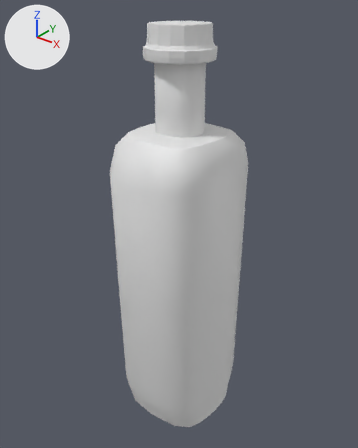
One commit to the FBX model Assets/Files/Models/Train/Interior/Junk/Grog_Bottle_2.fbx: the scene before it, then after it.
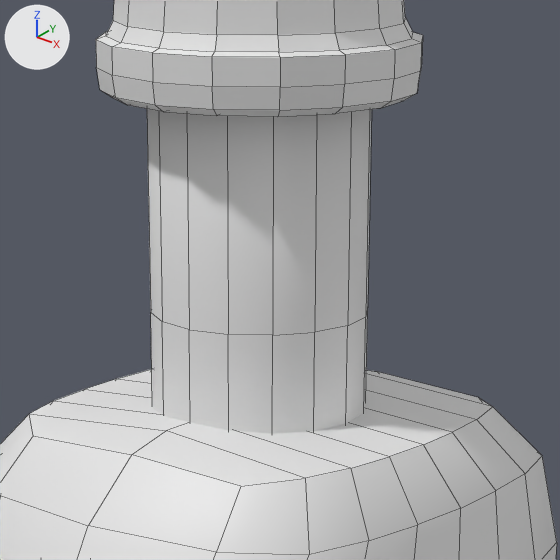
Each version is shown whole from a 50 mm camera at (0.2093, -0.2628, 0.3305) aimed at (-0.0038, 0.0035, 0.1654), then close up on the part from 34% to 70% of the width and 8% to 37% of the height. Every picture has the same lights, and +X, +Y and +Z are marked at upper left. The close-ups show mesh edges as thin lines. Where no turn or scale is listed for an object, it has been applied to the vertices.

The older version as bpy lines, for what is in view:
```python
me_grog_bottle_2 = bpy.data.meshes.new('Grog_Bottle_2')
me_grog_bottle_2.from_pydata(...)  # 350 vertices, 344 faces; spans x -0.038..0.038, y -0.05..0.051, z -0.29..0.015
ob_grog_bottle_2 = bpy.data.objects.new('Grog_Bottle_2', me_grog_bottle_2)
ob_grog_bottle_2.location = (0.0, 0.0, 0.2934)
```
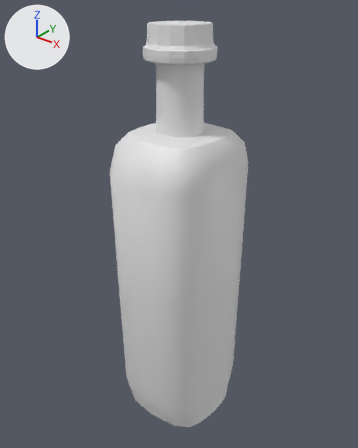
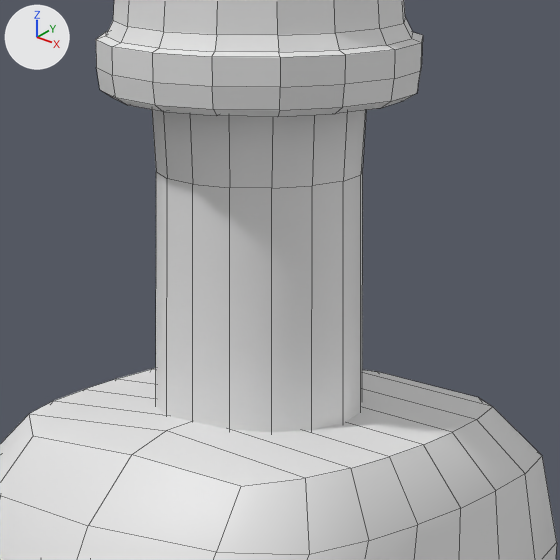
The newer file is also turned or shifted as a whole; pictures and numbers use the older file's frame.

Pixel boxes (x1, y1, x2, y2) of what changed, in the close-ups (560 x 560 px; the box of a moved part takes in the faces that stretch with it):
part 1 of me_grog_bottle_2, moved or reshaped
    before: (147, 109, 372, 434)
    after: (152, 110, 366, 432)

What the commit changed:
me_grog_bottle_2 has 350 vertices, 344 faces and spans x -0.038..0.038, y -0.05..0.051, z -0.29..0.015.
me_grog_bottle_2 is used by ob_grog_bottle_2; location (0.0, 0.0, 0.2934).
me_grog_bottle_2 part 1: all 16 vertices in x -0.017..0.017, y -0.017..0.017, z -0.039 are scaled about their middle by (0.926, 0.926, 0), then moved by (0.0, 0.0, 0.021).
